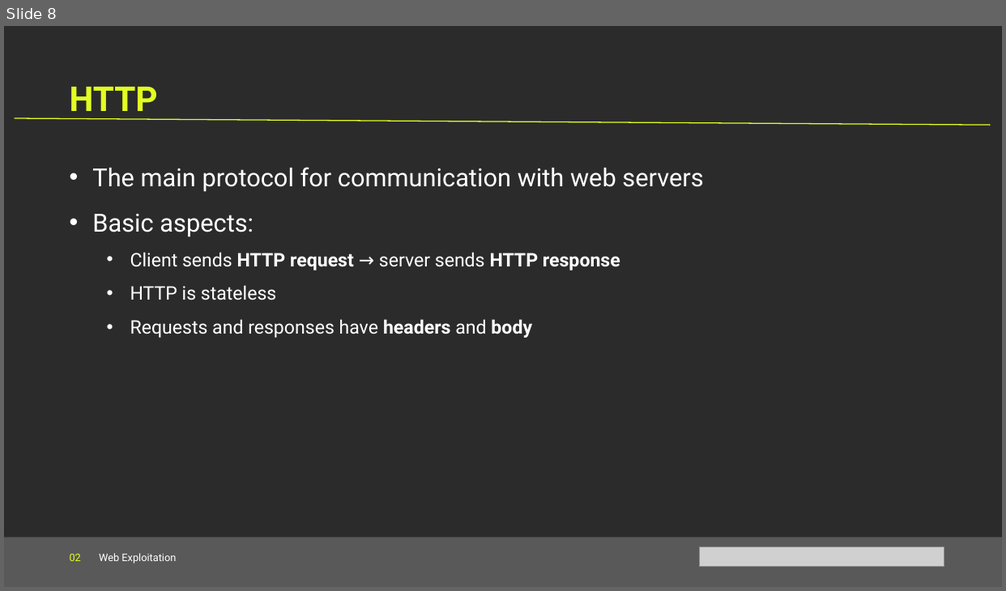
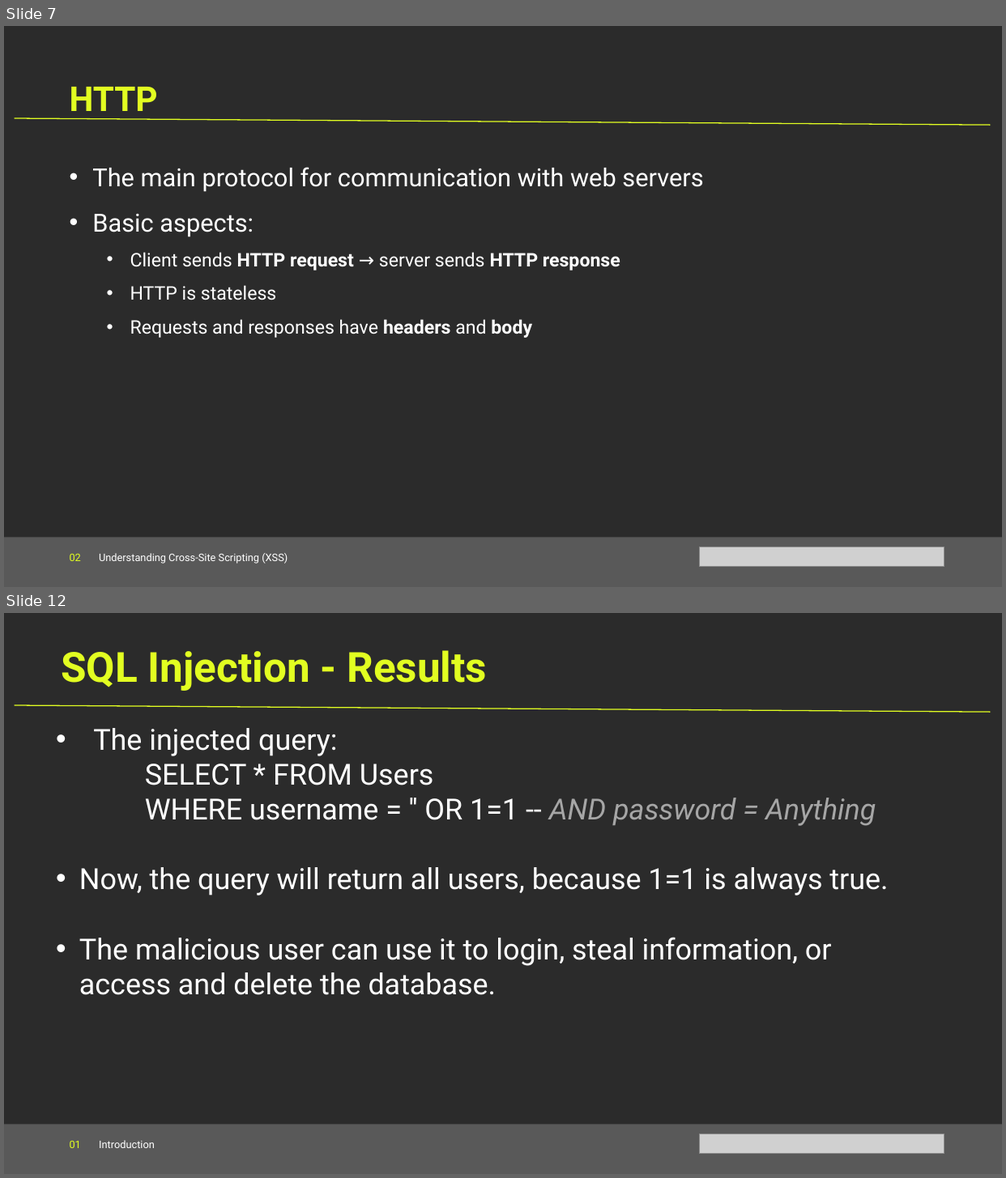
Before and after one commit to Cyanivde/technion-ctf, a slide deck: files/web.pptx. Shown one above the other, each under a label of ours: slide 8 before the commit, slides 7 and 12 after it; the slides between them are not shown. The pictures are 1006x591 and 1006x1178 pixels, drawn with LibreOffice and Linux fonts; fonts in the diff are those of the drawing; grey boxes stand for pictures; background and template pictures are left out; a plain dark background stands for a picture behind light text. Boxes give left, top, right and bottom in pixels: in the first picture for what was removed or moved away, otherwise in the second. Text is boxed around its words. In the diff, an @@ line names an element or a change of style, - is before the commit and + after.

```diff
--- a/files/web.pptx
+++ b/files/web.pptx
@@ slide 12 added at box(4, 613, 1002, 1174), background picture (left out) @@
@@ text added at box(61, 650, 487, 691), 40 pt, text #E2FE21, bold @@
+SQL Injection - Results
@@ line added from (15, 705) to (991, 712), #E2FE21 1 pt @@
@@ text added at box(79, 728, 888, 995), 28 pt, text #FFFFFF @@
+• The injected query:
+SELECT * FROM Users
+WHERE username = '' OR 1=1 -- AND password = Anything
+• Now, the query will return all users, because 1=1 is always true.
+• The malicious user can use it to login, steal information, or access and delete the database.
@@ rectangle added at box(4, 1124, 1002, 1174), fill #595959 @@
@@ text added at box(70, 1140, 155, 1148), 10 pt, text #FFFFFF @@
+01 Introduction
@@ picture added at box(700, 1134, 944, 1154) @@
@@ what was slide 8 is now slide 7 @@
@@ slide 7 changed as well @@
@@ text at box(70, 553, 288, 564): text changed @@
-02 Web Exploitation
+02 Understanding Cross-Site Scripting (XSS)
```
Also in this commit, not shown: 6 other slides changed, 9 other slides added, 7 slides removed, 2 other files.
